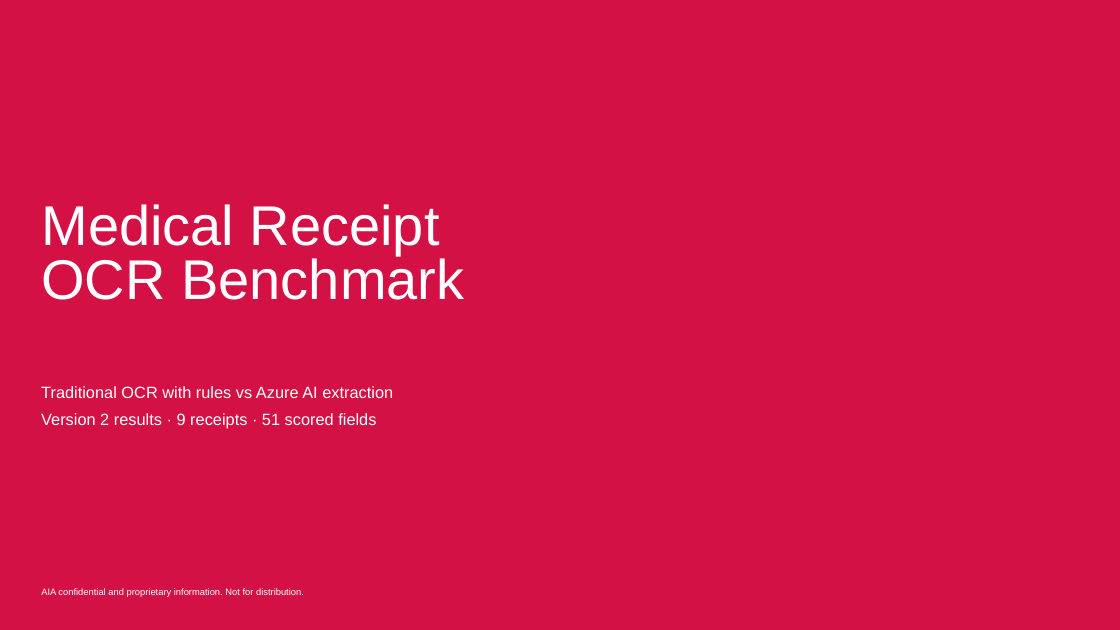
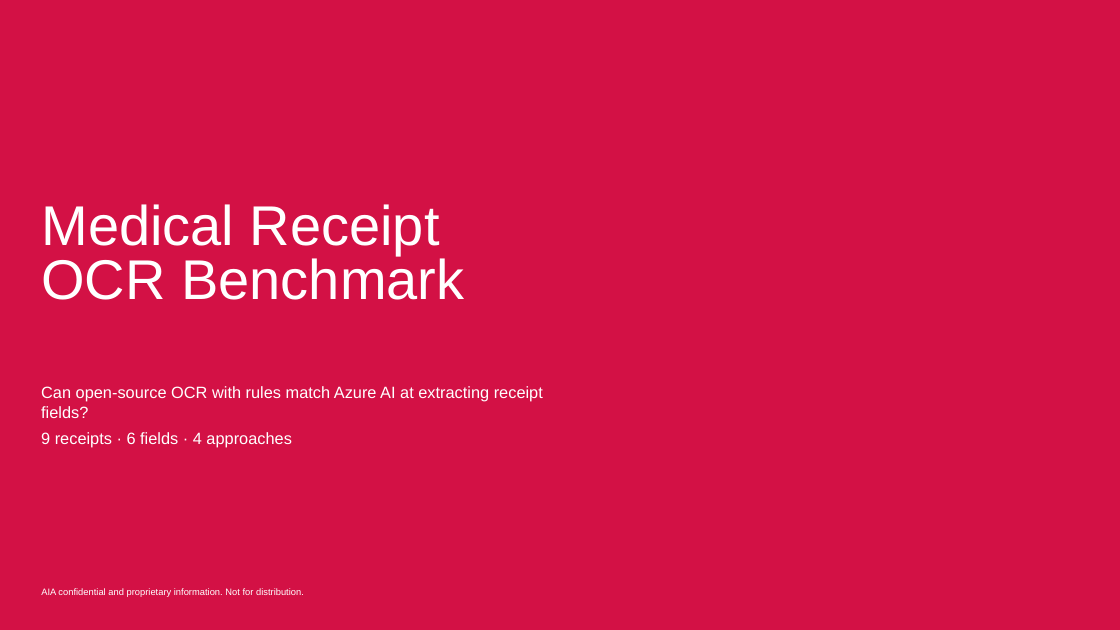
Before and after one commit to harrysokool/playground, a slide deck: slide 1 of ppt/ocr_benchmark/current/OCR_Benchmark_V2.pptx. Drawn at 1120x630 pixels with LibreOffice and Linux fonts; fonts in the diff are those of the drawing; background and template pictures are left out. Boxes give left, top, right and bottom in pixels: in the first picture for what was removed or moved away, otherwise in the second. Text is boxed around its words. In the diff, an @@ line names an element or a change of style, - is before the commit and + after.

```diff
--- a/ppt/ocr_benchmark/current/OCR_Benchmark_V2.pptx
+++ b/ppt/ocr_benchmark/current/OCR_Benchmark_V2.pptx
@@ subtitle at (41, 386, 543, 448): text changed @@
-Traditional OCR with rules vs Azure AI extraction
-Version 2 results · 9 receipts · 51 scored fields
+Can open-source OCR with rules match Azure AI at extracting receipt fields?
+9 receipts · 6 fields · 4 approaches
```
Also in this commit, not shown: 1 other slide changed, 6 slides added, 10 slides removed, 40 other files.
